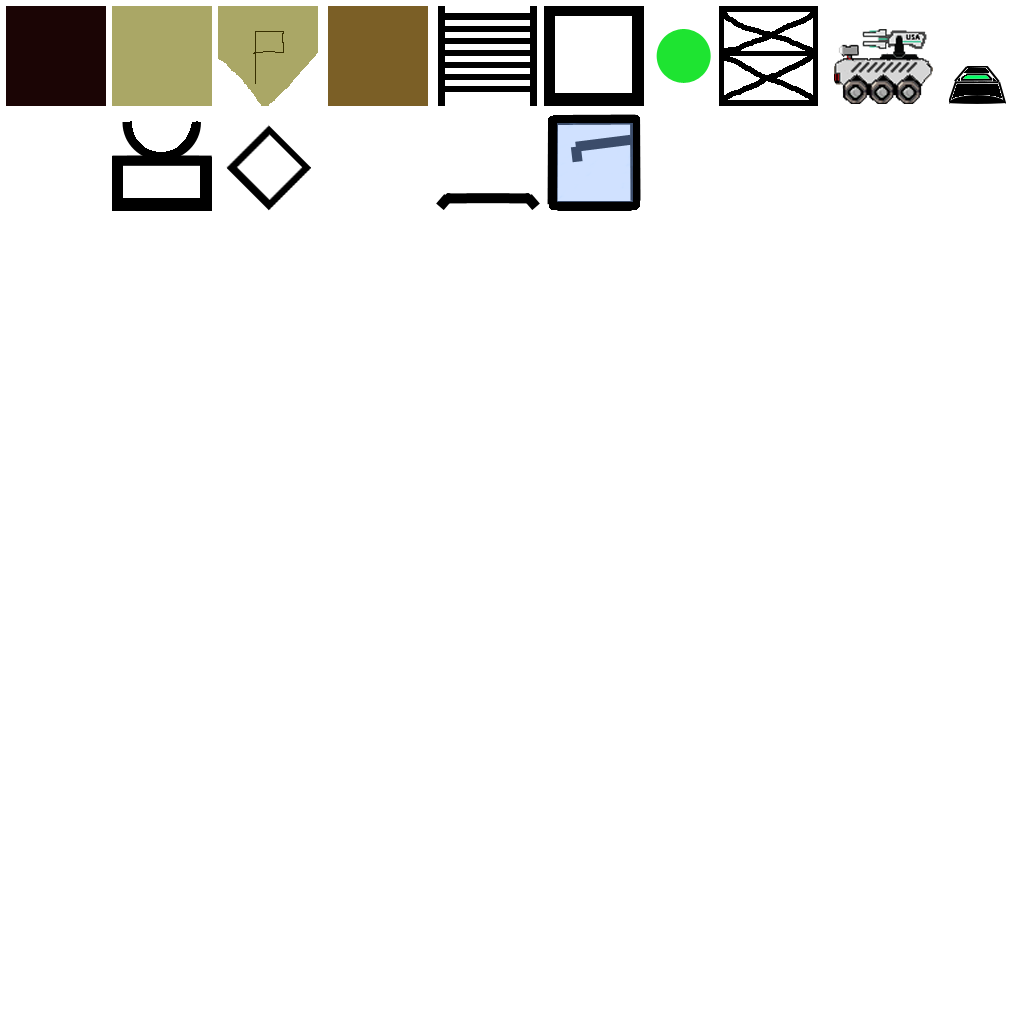
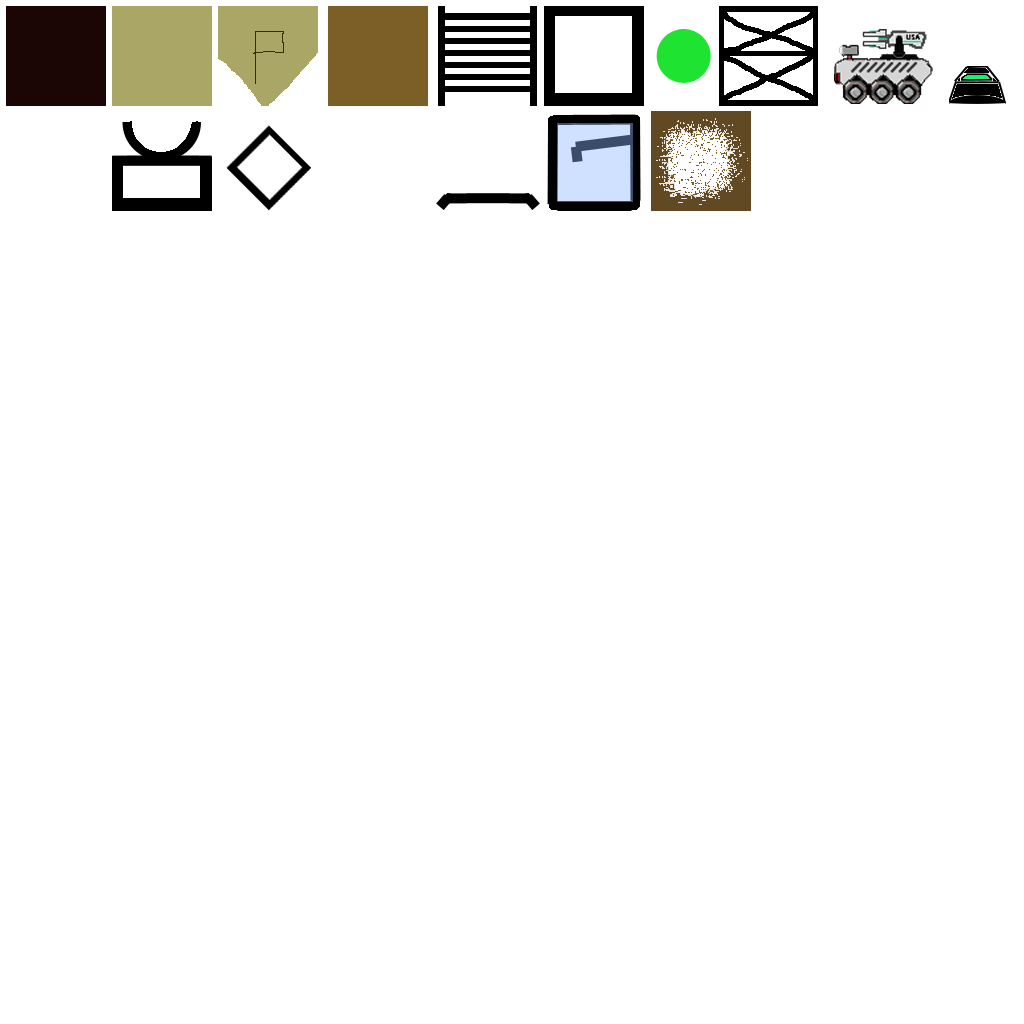
Revision of a layered 1024 × 1024 image; what changed, layer by layer:
added layer "magnesium" above "Dirt" over 651, 111, 751, 211
